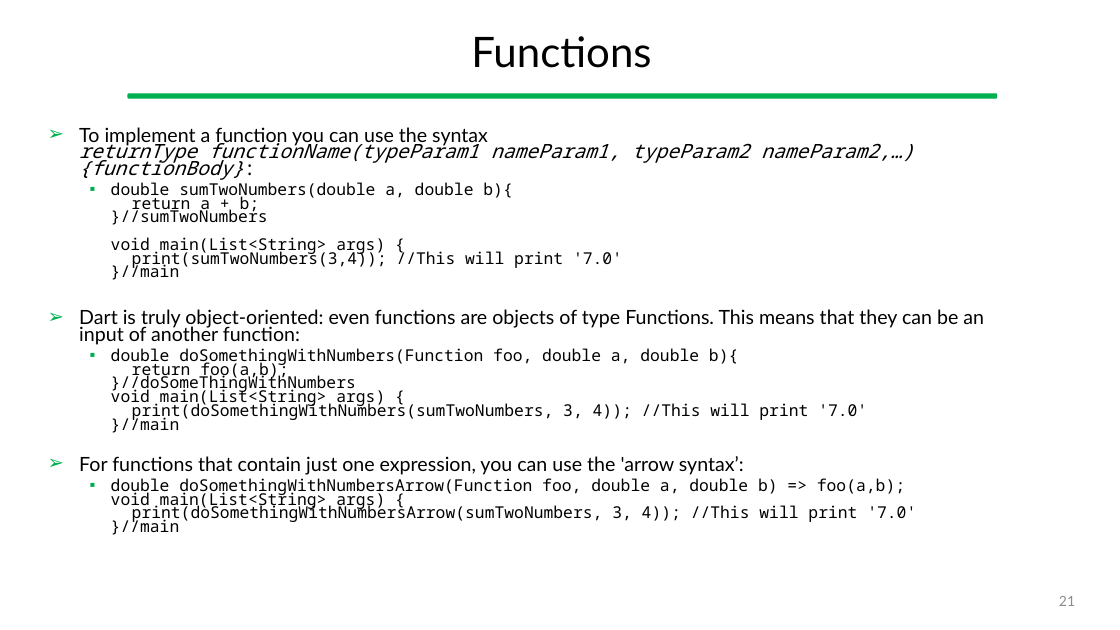
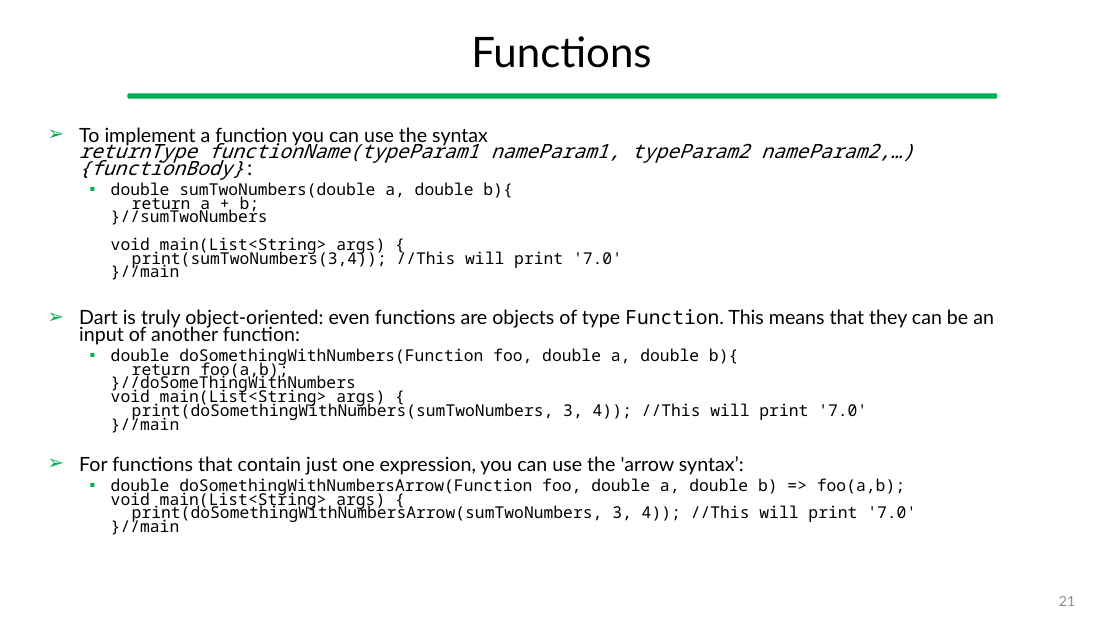
Before and after one commit to gcappon/bwthw, a slide deck: slide 21 of lesson_03-dart_101_part_1/lesson_03-dart_101_part_1.pptx. Drawn at 1120x630 pixels with LibreOffice and Linux fonts; fonts in the diff are those of the drawing. Boxes give left, top, right and bottom in pixels: in the first picture for what was removed or moved away, otherwise in the second. Text is boxed around its words. In the diff, an @@ line names an element or a change of style, - is before the commit and + after.

```diff
--- a/lesson_03-dart_101_part_1/lesson_03-dart_101_part_1.pptx
+++ b/lesson_03-dart_101_part_1/lesson_03-dart_101_part_1.pptx
@@ text at [79, 309, 994, 345]: text changed @@
-➢ Dart is truly object-oriented: even functions are objects of type Functions. This means that they can be an input of another function:
+➢ Dart is truly object-oriented: even functions are objects of type Function. This means that they can be an input of another function:
```
Also in this commit, not shown: 9 other slides changed, 29 other files.
